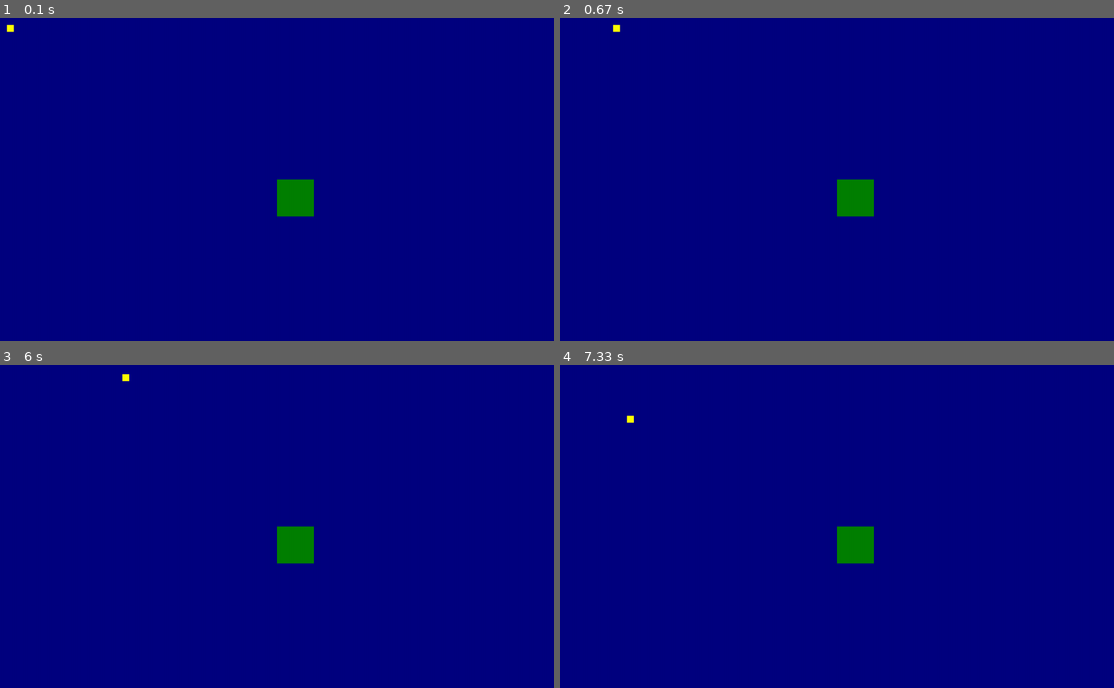
Above: before the commit, frames 1-4 (two rows, left to right).
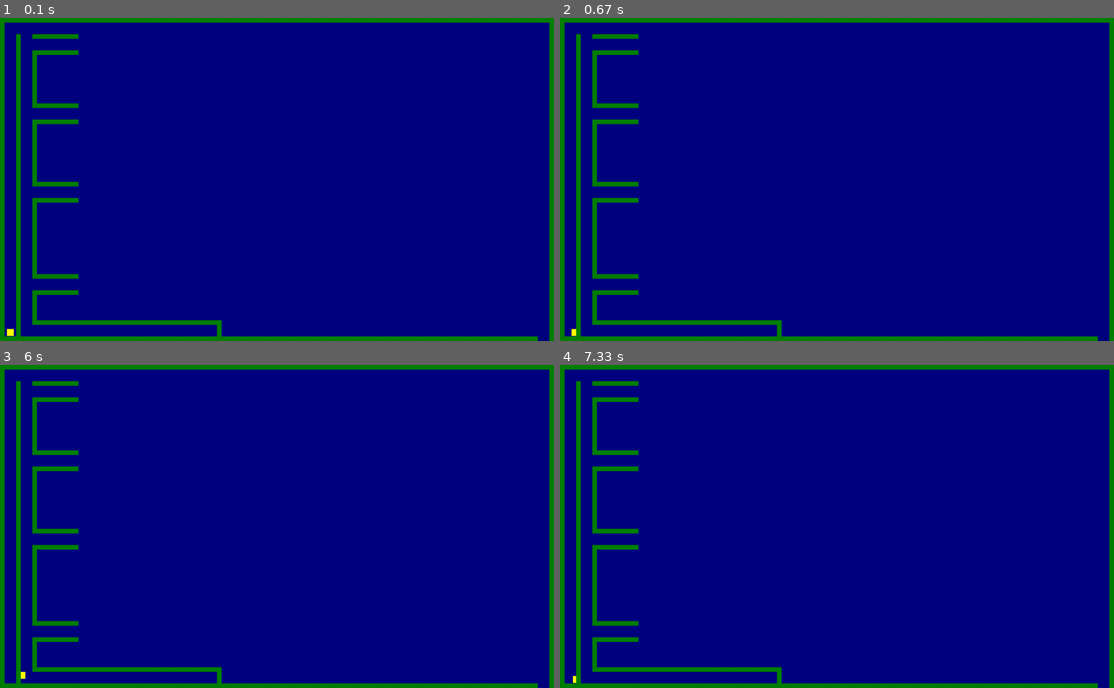
Above: after the commit, the same moments.

Repository: UCHMS19-20/final-project-maze-game
Game: pygame game, started from real-project.py
The game is run twice, just before and just after one commit, with the same random seed, the same clock (stepped at 60 frames per second) and the same inputs.
Inputs:
- Up to frame 1 (0.1 s): no input
- Up to frame 2 (0.67 s): hold Right from 0.33 s (still down)
- Up to frame 3 (6 s): release Right at 0.8 s; hold Up 0.83-1.13 s; hold Right 1.17-1.63 s; hold Left 1.67-2.2 s; hold Down 2.23-2.53 s; hold Left 2.57-2.97 s; hold Up 3-3.37 s; hold Right 3.4-4.03 s; hold Down 4.07-4.43 s; hold Left 4.47-4.93 s; hold Right 4.97-5.43 s; hold Up 5.47-5.77 s; hold Right from 5.8 s (still down)
- Up to frame 4 (7.33 s): release Right at 6.27 s; hold Left 6.3-6.83 s; hold Down 6.87-7.17 s; hold Left from 7.2 s (still down)

The runs differ from the first frame. In frame 1, 8.6% of the frame differs, in the area x 0-100%, y 0-100%; in frame 2, 8.5%; in frame 3, 8.5%; in frame 4, 8.5%.

Commit message:
drew more walls

Diff:
--- a/real-project.py
+++ b/real-project.py
@@ -10,6 +10,11 @@
 # - more to come from plan
 
 # background and outline with paint
+
+
+# make initial pygame window with instructions and clickable button
+# make the difficulty levels affect speed of sprite and replace with variables
+# turn rectangles into branch
 
 # --------------------------------------------------------------------------------------------
 
@@ -32,9 +37,11 @@
 green = pygame.Color(0,128,0)
 navy = pygame.Color(0,0,128)
 
+# groundBlocks = [pygame.draw.rect(screen, green, (0, 10, 10, 690))]
+
 # original player position
 x = 15
-y = 15
+y = 674
 # Main loop. Your game would go inside this loop
 while True:
     # do something for each event in the event queue (list of things that happen)
@@ -45,17 +52,37 @@
             sys.exit()
     pressed = pygame.key.get_pressed()
     if pressed[pygame.K_UP] and y > 0:
-        y -= 5
+        y -= .5
     if pressed[pygame.K_DOWN] and y < 685:
-        y += 5
+        y += .5
     if pressed[pygame.K_LEFT] and x > 0:
-        x -= 5
+        x -= .5
     if pressed[pygame.K_RIGHT] and x < 1185:
-        x += 5
+        x += .5
         #makes the display screen white
     screen.fill(navy)
-
+    # for block in groundBlocks:
+    #     if(pygame.sprite.collide_rect(player, block)):
+    #         sys.exit()
         #draws the rectangle which the player can move
     pygame.draw.rect(screen, yellow, pygame.Rect(x, y, 15, 15))
-    pygame.draw.rect(screen, green, (600, 350, 80, 80))
+    pygame.draw.rect(screen, green, (0, 10, 10, 690))
+    pygame.draw.rect(screen, green, (0, 690, 1165, 10))
+    pygame.draw.rect(screen, green, (1190, 0, 10, 700))
+    pygame.draw.rect(screen, green, (0, 0, 1200, 10))
+    pygame.draw.rect(screen, green, (35, 35, 10, 665))
+    pygame.draw.rect(screen, green, (70, 35, 100, 10))
+    pygame.draw.rect(screen, green, (70, 70, 100, 10))
+    pygame.draw.rect(screen, green, (70, 185, 100, 10))
+    pygame.draw.rect(screen, green, (70, 220, 100, 10))
+    pygame.draw.rect(screen, green, (70, 355, 100, 10))
+    pygame.draw.rect(screen, green, (70, 390, 100, 10))
+    pygame.draw.rect(screen, green, (70, 555, 100, 10))
+    pygame.draw.rect(screen, green, (70, 590, 100, 10))
+    pygame.draw.rect(screen, green, (70, 70, 10, 115))
+    pygame.draw.rect(screen, green, (70, 220, 10, 135))
+    pygame.draw.rect(screen, green, (70, 390, 10, 165))
+    pygame.draw.rect(screen, green, (70, 590, 10, 75))
+    pygame.draw.rect(screen, green, (70, 655, 400, 10))
+    pygame.draw.rect(screen, green, (470, 655, 10, 35))
     pygame.display.update()
